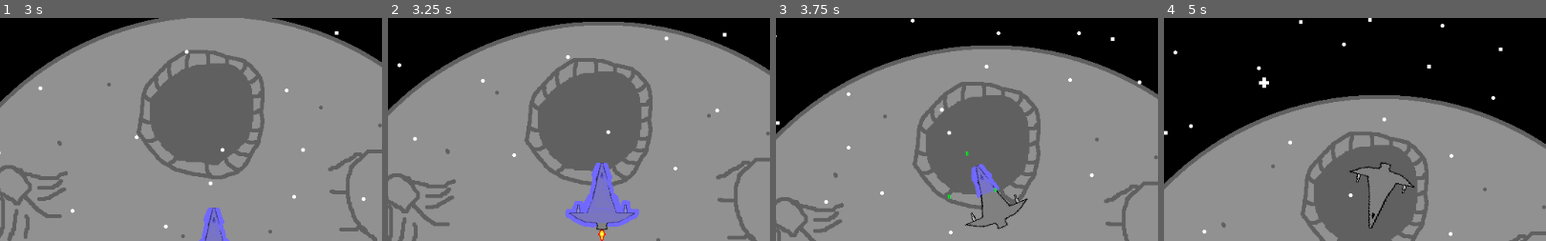
Above: before the commit, frames 1-4 (left to right).
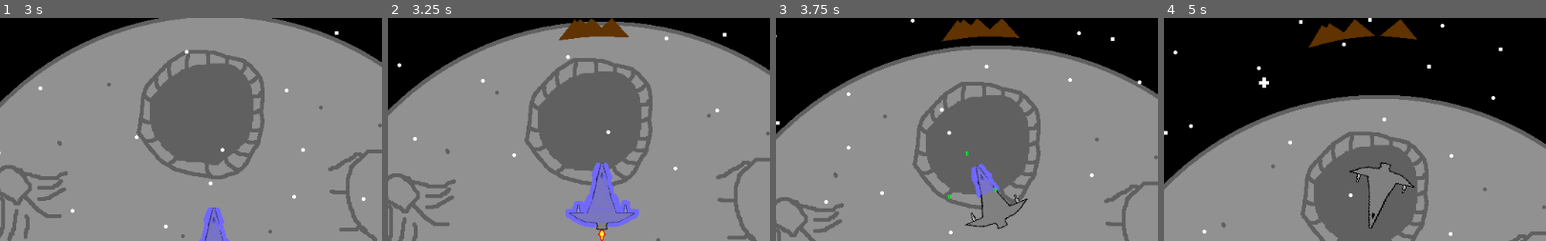
Above: after the commit, the same moments.

Repository: jlpatter/GodotSpaceShooter
Game: Godot game, scene res://src/Misc/GippiesSplash.tscn
The game is run twice, just before and just after one commit, with the same random seed, the same clock (stepped at 60 frames per second) and the same inputs.
Inputs:
- Up to frame 1 (3 s): tap Enter at 0.5, 2 s; hold D (move_right) 0.53-1.28 s; tap Space (shoot) at 0.6, 1.25, 1.35, 2.1, 2.75, 2.85 s; hold A (move_left) 1.28-2.03 s; hold D (move_right) 2.03-2.78 s; hold W (move_up) from 2.78 s (still down)
- Up to frame 2 (3.25 s): keep holding W (move_up)
- Up to frame 3 (3.75 s): release W (move_up) at 3.53 s; hold A (move_left) from 3.53 s (still down); tap Space (shoot) at 3.6 s
- Up to frame 4 (5 s): keep holding A (move_left); tap Space (shoot) at 4.35 s
The pictures show only the part of the screen within x 22-72%, y 0-50%; the shares and areas given below are measured in that part.

Frame 1 is identical in both runs. In frame 2, 1.1% of the frame differs, in the area x 44-63%, y 0-11%; in frame 3, 1.2%; in frame 4, 1.4%, in the area x 37-67%, y 0-14%.

Commit message:
Added arrows that follow the asteroids

Diff:
--- a/src/Levels/DestinationMarker.gd
+++ b/src/Levels/DestinationMarker.gd
@@ -4,11 +4,7 @@
 var is_current = false
 
 func inside_of(var ui_element):
-	var output = rect_position.x + rect_size.x >= ui_element.rect_position.x
-	output = output and rect_position.x <= ui_element.rect_position.x + ui_element.rect_size.x
-	output = output and rect_position.y + rect_size.y >= ui_element.rect_position.y
-	output = output and rect_position.y <= ui_element.rect_position.y + ui_element.rect_size.y
-	return output
+	return get_rect().intersects(ui_element.get_rect())
 
 func inside_of_any(var ui_elements):
 	for ui_element in ui_elements:
--- a/src/Levels/Level1.gd
+++ b/src/Levels/Level1.gd
@@ -1,6 +1,7 @@
 extends Node2D
 
 onready var asteroid_prefab = preload("res://src/Actors/Asteroid.tscn")
+onready var asteroid_arrow_prefab = preload("res://src/Misc/AsteroidArrow.tscn")
 onready var enemy_prefab = preload("res://src/Actors/Enemy1.tscn")
 onready var moon_prefab = preload("res://Assets/LargeMoon.png")
 
@@ -16,7 +17,10 @@
 
 	for i in asteroid_num:
 		var asteroid = asteroid_prefab.instance()
+		var asteroid_arrow = asteroid_arrow_prefab.instance()
 		add_child(asteroid)
+		add_child(asteroid_arrow)
+		asteroid_arrow.set_asteroid(asteroid)
 		asteroid.position = Vector2(GlobalVariables.rng.randf() * 1000 - 100, GlobalVariables.rng.randf() * 1000 - 100)
 
 	for i in enemy_num:
--- /dev/null
+++ b/src/Misc/AsteroidArrow.gd
@@ -0,0 +1,25 @@
+extends Polygon2D
+
+var asteroid_to_point_at = null
+
+func _process(delta):
+	if is_instance_valid(asteroid_to_point_at) and asteroid_to_point_at != null and not asteroid_inside_of_screen():
+		show()
+		look_at(asteroid_to_point_at.global_position)
+		rotation_degrees -= 90
+	else:
+		hide()
+	var screen_center = get_parent().get_node("Player/Camera2D").get_camera_screen_center()
+	position = screen_center + Vector2(0.0, 1.0).rotated(rotation) * ((get_viewport().size.y / 2.0) - polygon[2].y)
+
+func set_asteroid(var asteroid):
+	asteroid_to_point_at = asteroid
+
+func asteroid_inside_of_screen():
+	var cam_position = Vector2(
+		get_parent().get_node("Player/Camera2D").get_camera_screen_center().x - get_viewport().size.x / 2.0,
+		get_parent().get_node("Player/Camera2D").get_camera_screen_center().y - get_viewport().size.y / 2.0
+	)
+	var camera_rect = Rect2(cam_position, get_viewport().size)
+	var asteroid_rect = Rect2(asteroid_to_point_at.global_position - Vector2(500.0, 500.0), Vector2(1000.0, 1000.0))
+	return camera_rect.intersects(asteroid_rect)
--- /dev/null
+++ b/src/Misc/AsteroidArrow.tscn
@@ -0,0 +1,8 @@
+[gd_scene load_steps=2 format=2]
+
+[ext_resource path="res://src/Misc/AsteroidArrow.gd" type="Script" id=1]
+
+[node name="AsteroidArrow" type="Polygon2D"]
+color = Color( 0.380392, 0.203922, 0, 1 )
+polygon = PoolVector2Array( -25, 0, 25, 0, 0, 25 )
+script = ExtResource( 1 )
